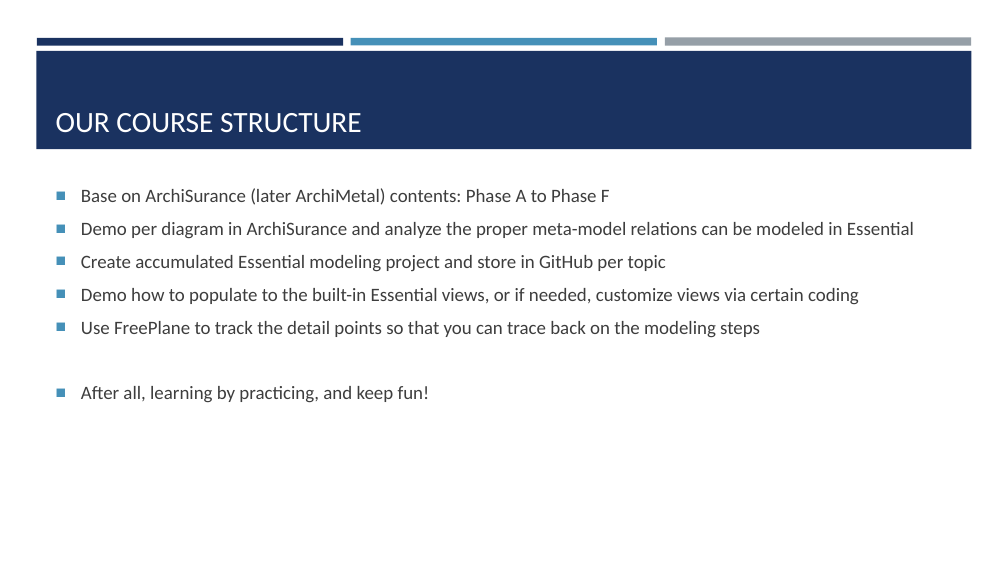
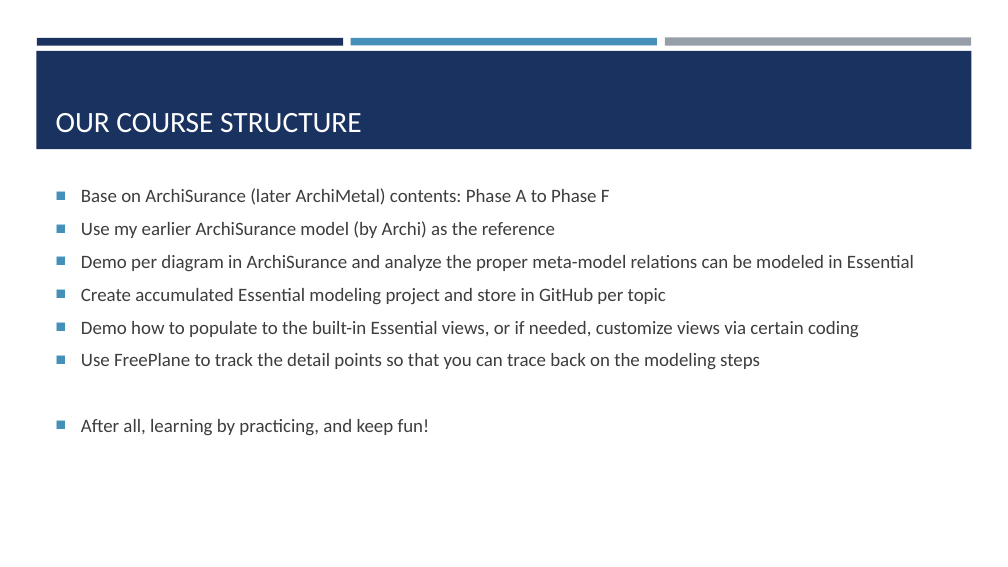
Before and after one commit to yasenstar/archisurance_eas, a slide deck: slide 4 of archisurance-in-eas.pptx. Drawn at 1008x567 pixels with LibreOffice and Linux fonts; fonts in the diff are those of the drawing. Boxes give left, top, right and bottom in pixels: in the first picture for what was removed or moved away, otherwise in the second. Text is boxed around its words. In the diff, an @@ line names an element or a change of style, - is before the commit and + after.

```diff
--- a/archisurance-in-eas.pptx
+++ b/archisurance-in-eas.pptx
@@ text at box(81, 221, 555, 238): paragraph added @@
+■ Use my earlier ArchiSurance model (by Archi) as the reference
```
Also in this commit, not shown: 2 other files.
